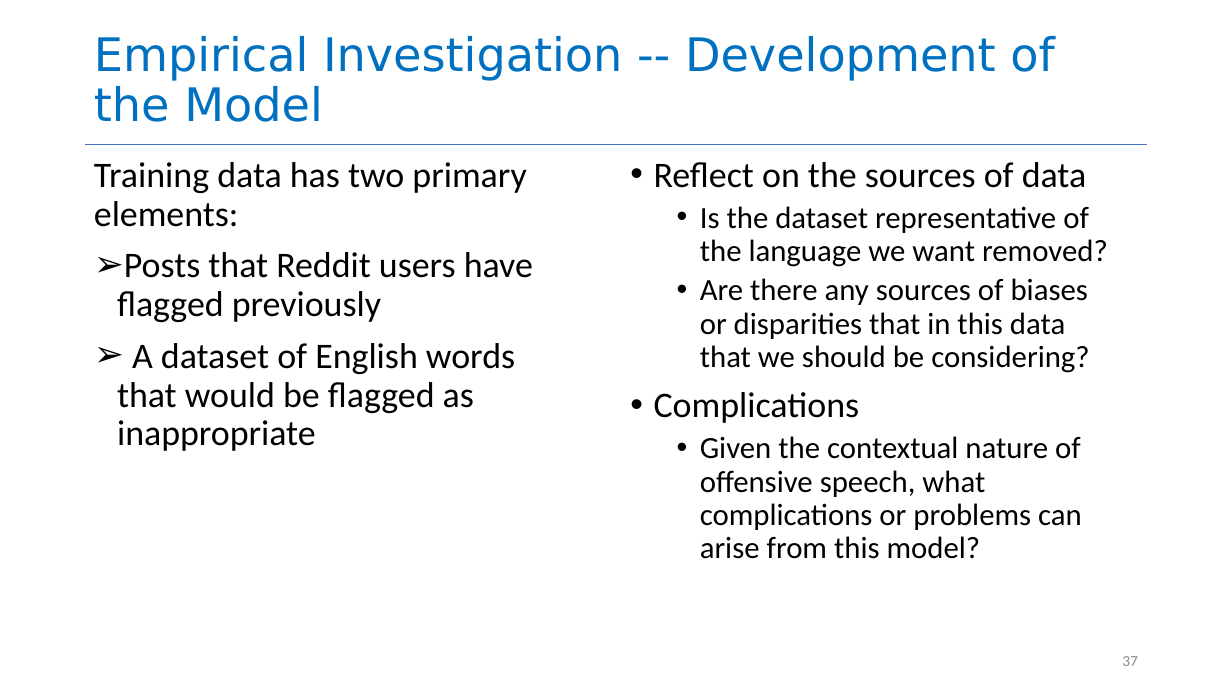
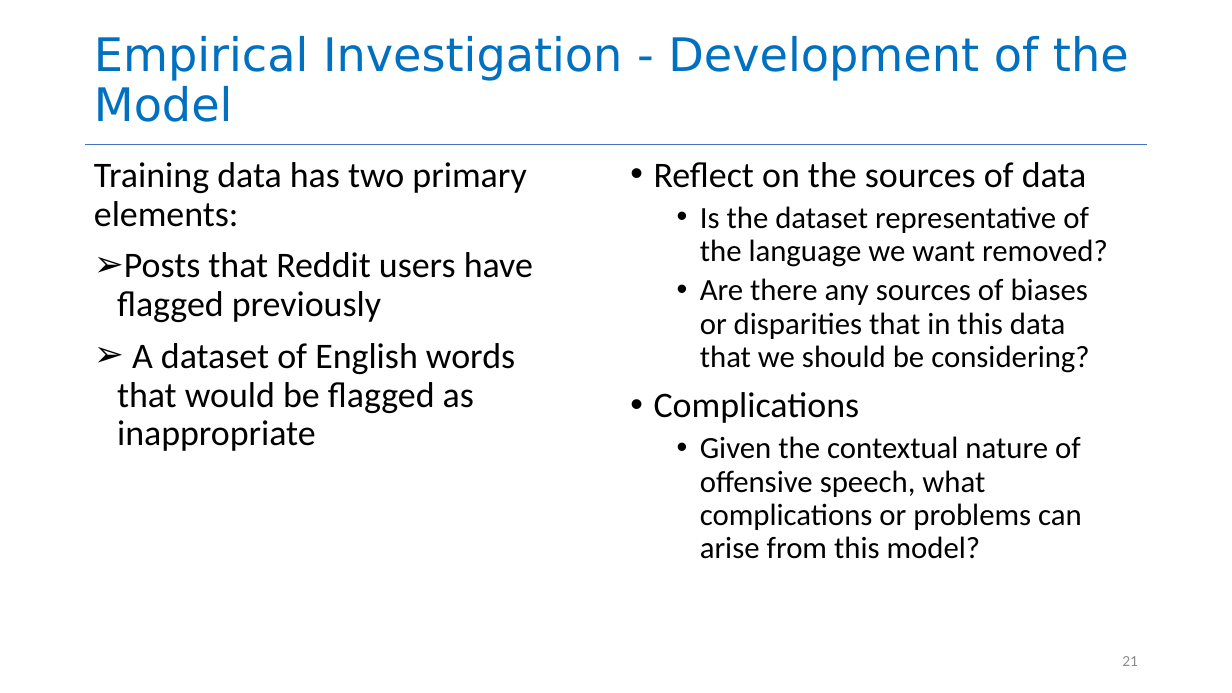
Before and after one commit to yashburshe/CS4530-Fall-2025, a slide deck: slide 21 of Slides/Module 01.2 Requirements Gathering.pptx (slide 37 before the commit). Drawn at 1232x693 pixels with LibreOffice and Linux fonts; fonts in the diff are those of the drawing. Boxes give left, top, right and bottom in pixels: in the first picture for what was removed or moved away, otherwise in the second. Text is boxed around its words. In the diff, an @@ line names an element or a change of style, - is before the commit and + after.

```diff
--- a/Slides/Module 01.2 Requirements Gathering.pptx
+++ b/Slides/Module 01.2 Requirements Gathering.pptx
@@ title at box(94, 36, 1129, 122): text changed @@
-Empirical Investigation -- Development of the Model
+Empirical Investigation - Development of the Model
@@ page number at box(1122, 656, 1138, 666): text changed @@
-37
+21
```
Also in this commit, not shown: 11 other slides changed, 1 slide removed, 2 other files.
